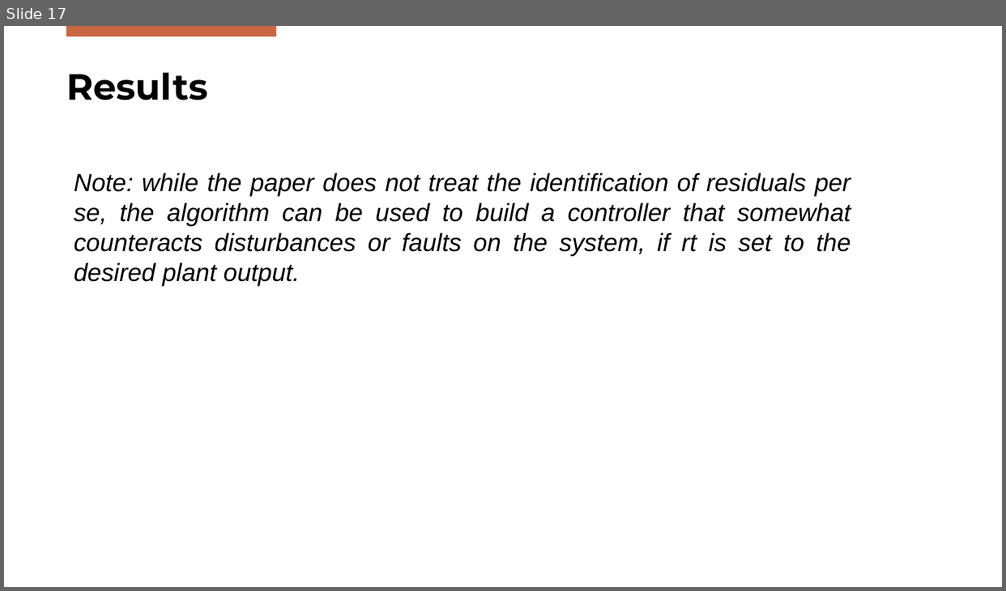
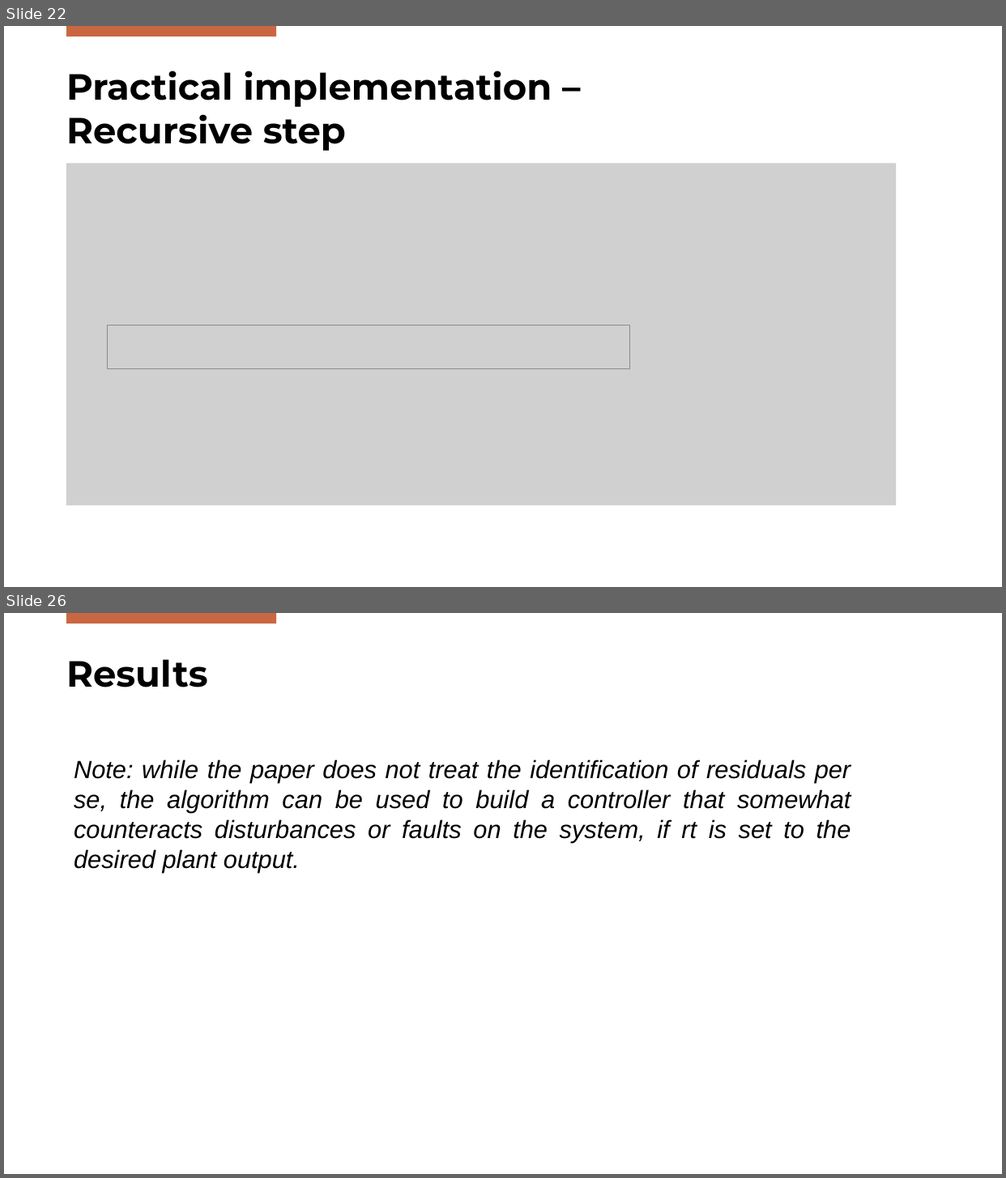
Before and after one commit to Gabriele-Mazzoleni/Progetto_ALES_aa_2025_2026, a slide deck: SPC_Presentation.pptx. Shown one above the other, each under a label of ours: slide 17 before the commit, slides 22 and 26 after it; the slides between them are not shown. The pictures are 1006x591 and 1006x1178 pixels, drawn with LibreOffice and Linux fonts; fonts in the diff are those of the drawing; grey boxes stand for pictures; background and template pictures are left out. Boxes give left, top, right and bottom in pixels: in the first picture for what was removed or moved away, otherwise in the second. Text is boxed around its words. In the diff, an @@ line names an element or a change of style, - is before the commit and + after.

```diff
--- a/SPC_Presentation.pptx
+++ b/SPC_Presentation.pptx
@@ slide 22 added at bbox=[4, 26, 1002, 587], background #FFFFFF; not listed: 1 template element that a slide beside it also shows @@
@@ title added at bbox=[66, 71, 552, 151], 35 pt, text #000000, bold @@
+Practical implementation –
+Recursive step
@@ picture added at bbox=[66, 163, 896, 506] @@
@@ picture added at bbox=[108, 326, 631, 369] @@
@@ what was slide 17 is now slide 26 @@
```
Also in this commit, not shown: 9 other slides added, 1 slide removed, 7 other files.
